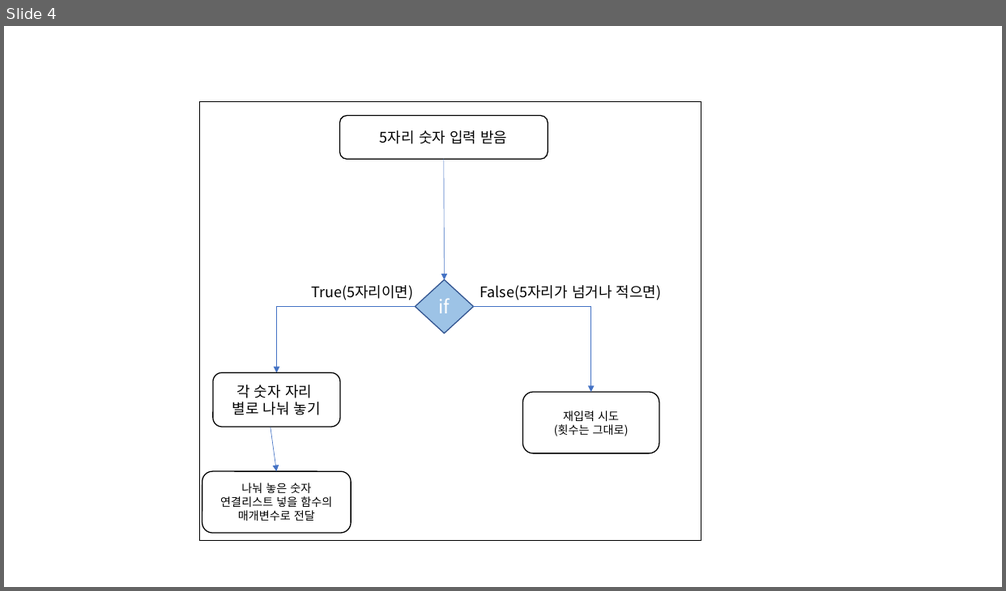
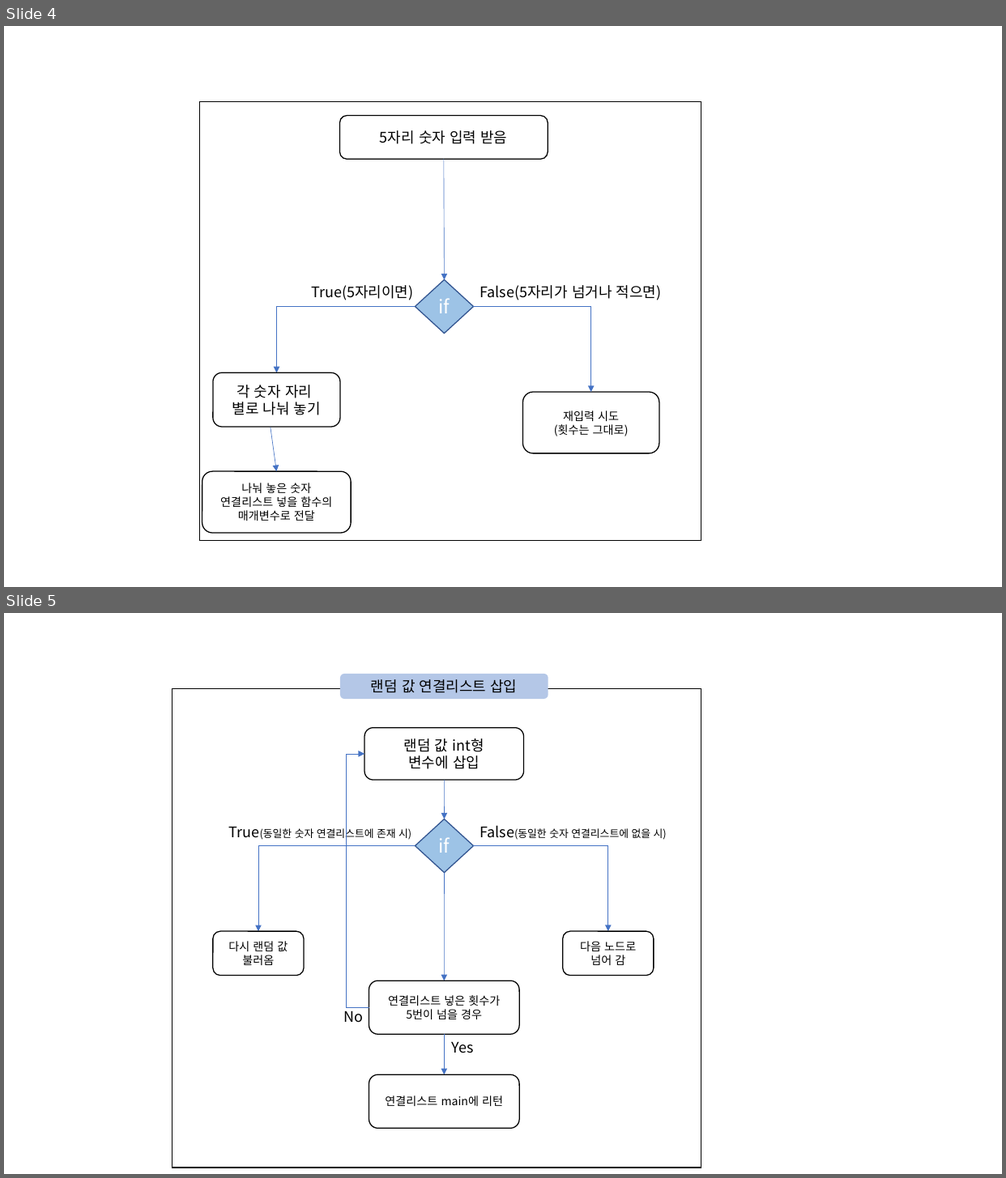
Before and after one commit to skywings-kor/SMU-CODE, a slide deck: 2022년-1학기/2022년-1C(PBL)자료/프로젝트_숫자야구게임SW/숫자야구_상세개발사항.pptx. Shown one above the other, each under a label of ours: slide 4 before the commit, slides 4 and 5 after it. The pictures are 1006x591 and 1006x1178 pixels, drawn with LibreOffice and Linux fonts; fonts in the diff are those of the drawing. Boxes give left, top, right and bottom in pixels: in the first picture for what was removed or moved away, otherwise in the second. Text is boxed around its words. In the diff, an @@ line names an element or a change of style, - is before the commit and + after.

```diff
--- a/2022년-1학기/2022년-1C(PBL)자료/프로젝트_숫자야구게임SW/숫자야구_상세개발사항.pptx
+++ b/2022년-1학기/2022년-1C(PBL)자료/프로젝트_숫자야구게임SW/숫자야구_상세개발사항.pptx
@@ slide 5 added at (x1=4, y1=613, x2=1002, y2=1174), background #FFFFFF @@
@@ rounded rectangle added at (x1=340, y1=674, x2=548, y2=699), fill #B4C7E7, 14 pt, text #000000 @@
+랜덤 값 연결리스트 삽입
@@ rectangle added at (x1=172, y1=688, x2=701, y2=1168), outline #000000 1 pt @@
@@ rounded rectangle added at (x1=364, y1=727, x2=524, y2=780), outline #000000 1 pt, 14 pt, text #000000 @@
+랜덤 값 int형
+변수에 삽입
@@ elbow arrow added from (369, 1007) to (364, 754), #4472C4 0.5 pt @@
@@ arrow added from (444, 780) to (444, 819), #4472C4 0.5 pt @@
@@ text added at (x1=229, y1=826, x2=411, y2=841), 10 pt, text #000000 @@
+True(동일한 숫자 연결리스트에 존재 시)
@@ diamond added at (x1=415, y1=819, x2=473, y2=873), fill #9DC3E6, outline #325491 1 pt, 18 pt, text #FFFFFF @@
+if
@@ text added at (x1=479, y1=825, x2=667, y2=840), 10 pt, text #000000 @@
+False(동일한 숫자 연결리스트에 없을 시)
@@ elbow arrow added from (415, 845) to (258, 931), #4472C4 0.5 pt @@
@@ elbow arrow added from (473, 845) to (608, 931), #4472C4 0.5 pt @@
@@ arrow added from (444, 873) to (444, 982), #4472C4 0.5 pt @@
@@ rounded rectangle added at (x1=213, y1=931, x2=304, y2=975), outline #000000 1 pt, 11 pt, text #000000 @@
+다시 랜덤 값
+불러옴
@@ rounded rectangle added at (x1=563, y1=931, x2=654, y2=975), outline #000000 1 pt, 11 pt, text #000000 @@
+다음 노드로
+넘어 감
@@ rounded rectangle added at (x1=369, y1=982, x2=520, y2=1035), outline #000000 1 pt, 11 pt, text #000000 @@
+연결리스트 넣은 횟수가
+5번이 넘을 경우
@@ text added at (x1=343, y1=1007, x2=363, y2=1023), 14 pt, text #000000 @@
+No
@@ arrow added from (444, 1034) to (444, 1075), #4472C4 0.5 pt @@
@@ text added at (x1=451, y1=1041, x2=473, y2=1054), 14 pt, text #000000 @@
+Yes
@@ rounded rectangle added at (x1=369, y1=1075, x2=520, y2=1129), outline #000000 1 pt, 11 pt, text #000000 @@
+연결리스트 main에 리턴
```
Also in this commit, not shown: 2 other slides added, 5 other files.
